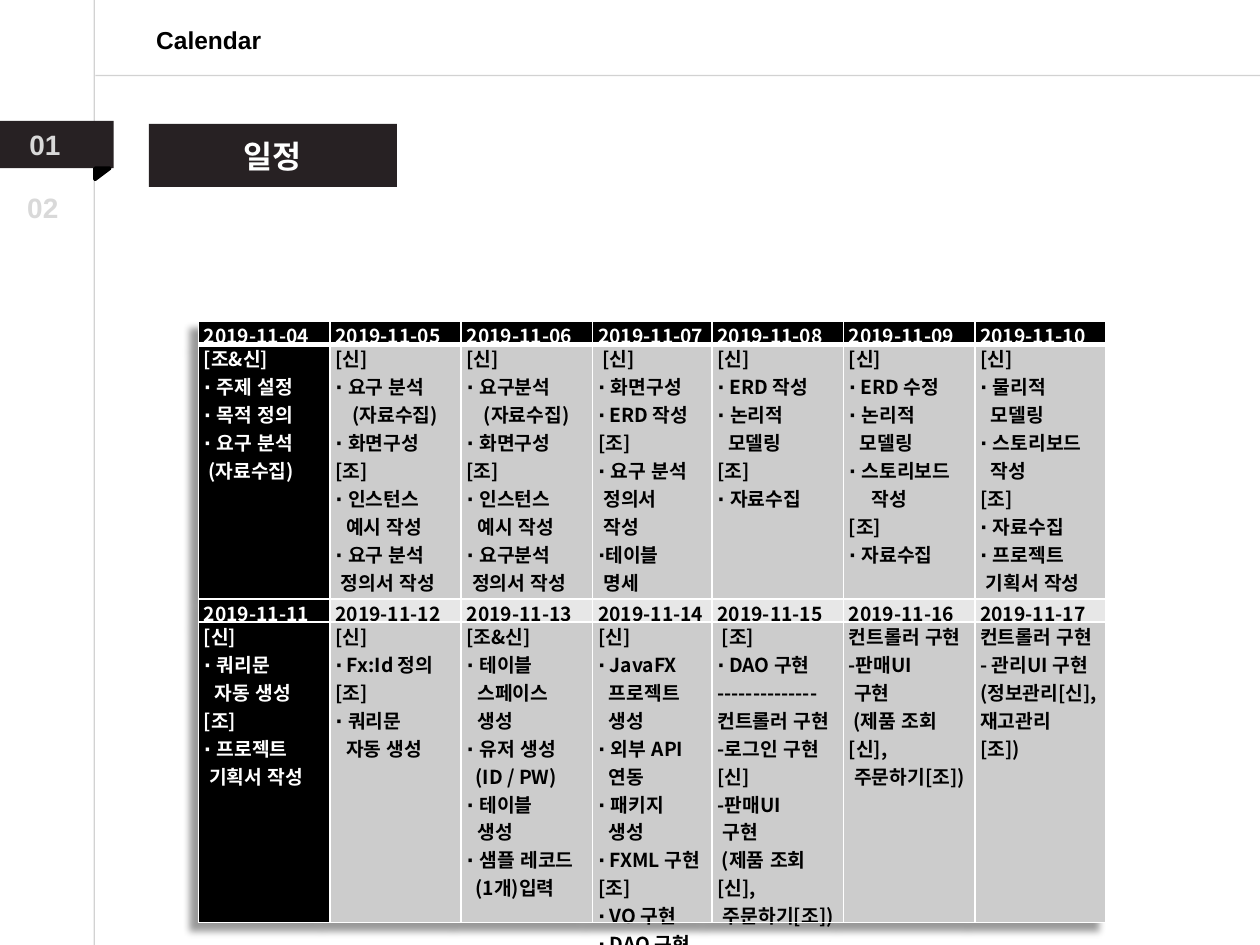
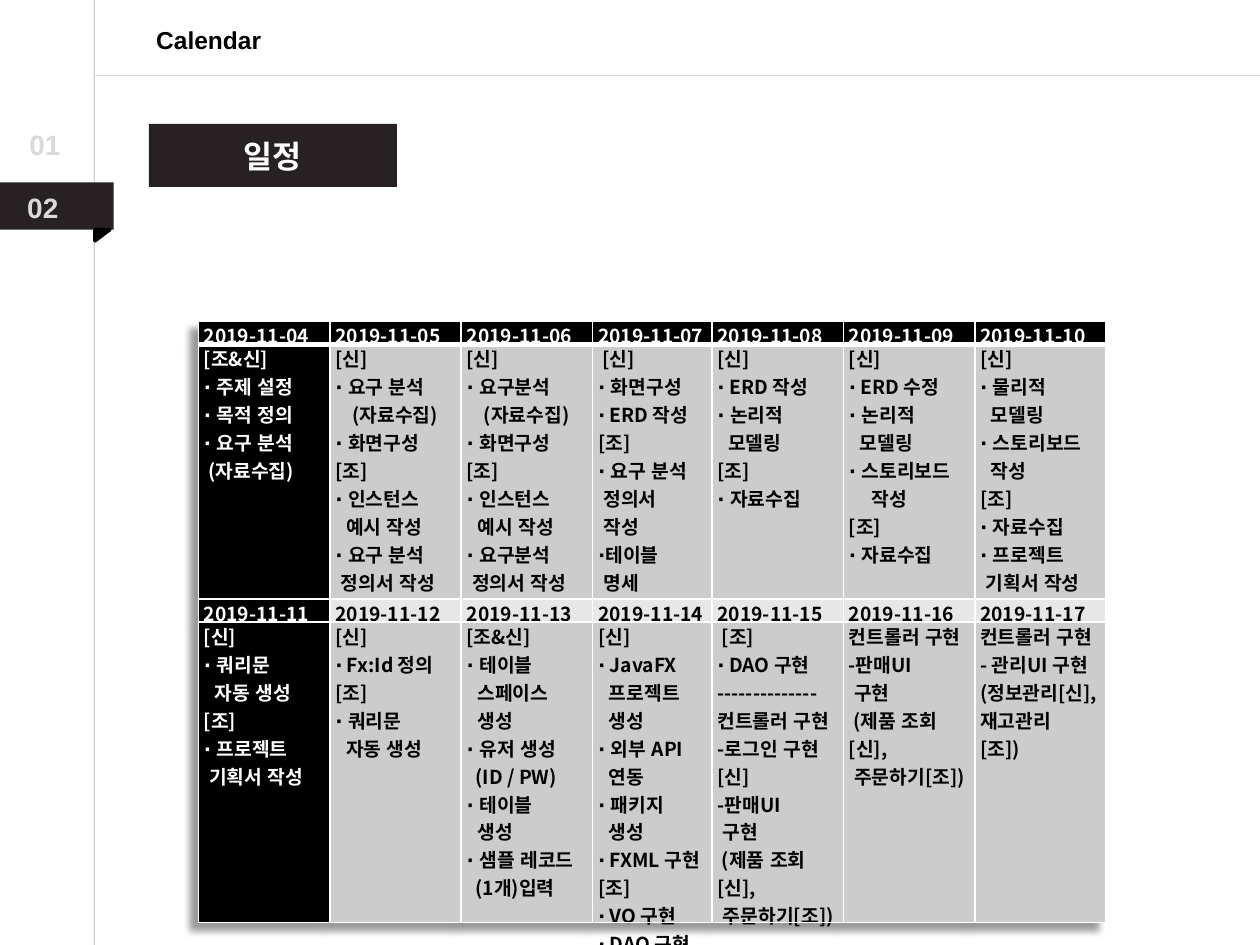
Before and after one commit to Dong-Jun-Shin/COMP_project, a slide deck: slide 13 of Document/DOC_source/ppt/COMP_Project_ppt.pptx (slide 12 before the commit). Drawn at 1260x945 pixels with LibreOffice and Linux fonts; fonts in the diff are those of the drawing. Boxes give left, top, right and bottom in pixels: in the first picture for what was removed or moved away, otherwise in the second. Text is boxed around its words. In the diff, an @@ line names an element or a change of style, - is before the commit and + after.

```diff
--- a/Document/DOC_source/ppt/COMP_Project_ppt.pptx
+++ b/Document/DOC_source/ppt/COMP_Project_ppt.pptx
@@ rectangle: place and size @@
-rectangle at (0,121,113,169)
+rectangle at (0,183,113,231)
@@ right triangle: place and size @@
-right triangle at (95,168,110,180)
+right triangle at (95,230,110,241)
```
Also in this commit, not shown: 8 other slides changed, 1 slide added.
